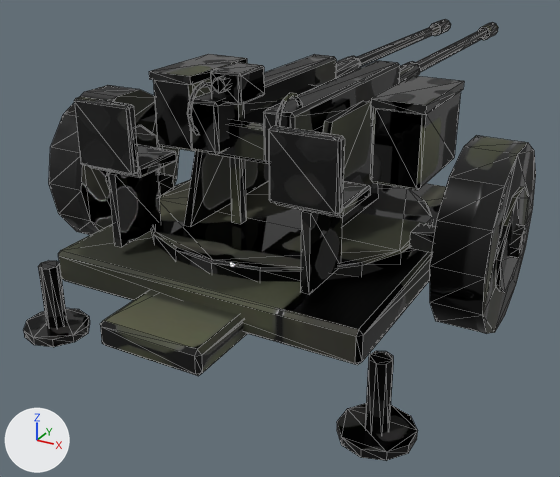
Renders of the glTF model public/models/aaa_gun.glb from each side of a commit.
Before and after are seen from a 50 mm camera at (1.73, -3.26, 1.97) aimed at (-0.31, 0.46, 0.11). Every picture has the same lights, and +X, +Y and +Z are marked at lower left. The first picture is the older version. Mesh edges are drawn as thin lines. Where no turn or scale is listed for an object, it has been applied to the vertices. Vertices at exactly the same position are counted once.

The first picture shows 'barrels.001', 'carriage', 'turret.001'.
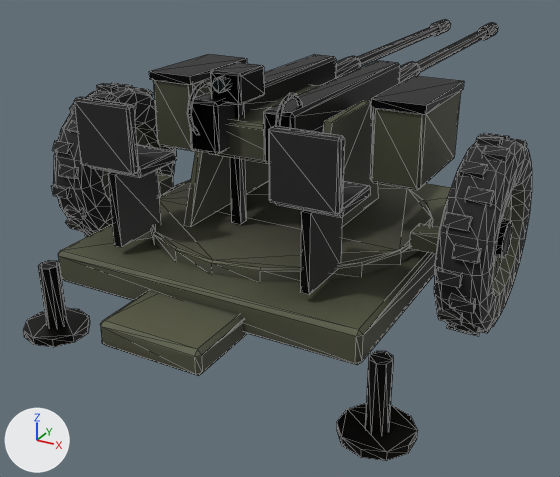
The change in detail:
me_carriage is used by ob_carriage; location (0.0, 0.262, 0.515).
me_carriage had 380 vertices, 676 faces and spanned x -1.18..1.18, y -1.46..1.46, z -0.51..0.51.
me_carriage now has 992 vertices, 1732 faces and spans x -1.13..1.13, y -1.46..1.46, z -0.53..0.53.
me_carriage part 1: the loose piece of 16 vertices spanning x -0.9..-0.8, y -1.16..-1.06, z -0.51..-0.15 is moved by (0.0, 0.0, -0.01).
me_carriage part 2: the loose piece of 20 vertices spanning x -1.0..-0.7, y -1.27..-0.95, z -0.51..-0.47 is moved by (0.0, 0.0, -0.01).
me_carriage part 3: the loose piece of 24 vertices spanning x -0.78..0.78, y -1.14..0.61, z -0.21..-0.05 is moved by (0.0, 0.0, -0.01).
me_carriage part 4: the loose piece of 24 vertices spanning x -0.25..0.25, y -1.46..1.14, z -0.24..-0.12 is moved by (0.0, 0.0, -0.01).
me_carriage part 5: the loose piece of 20 vertices spanning x 0.7..1.0, y -1.27..-0.95, z -0.51..-0.47 is moved by (0.0, 0.0, -0.01).
me_carriage part 6: the loose piece of 16 vertices spanning x 0.8..0.9, y -1.16..-1.06, z -0.51..-0.15 is moved by (0.0, 0.0, -0.01).
me_carriage part 7: a new loose piece, a 10-sided cylinder along x spanning x 1.058..1.113, y -0.447..-0.279, z 0.013..0.172, in mat_aaa_gun_baked.
me_carriage part 8: a new loose piece, a box spanning x 0.943..1.04, y -0.39..-0.335, z 0.497..0.527, in mat_aaa_gun_baked.
me_carriage part 9: the loose piece of 8 vertices spanning x 0.7..1.0, y -0.42..-0.3, z 0.0..0.08 is scaled about its middle by (0.323, 0.454, 0.372), then moved by (0.14, 0.06, -0.36).
me_carriage part 10: the loose piece of 8 vertices spanning x -1.0..-0.7, y -0.42..-0.3, z 0.0..0.08 is moved by (1.7, 0.0, -0.01).
me_carriage part 11: a new loose piece, a box spanning x -1.097..-1.0, y -0.39..-0.335, z 0.497..0.527, in mat_aaa_gun_baked.
me_carriage part 12: the loose piece of 28 vertices spanning x 0.91..1.13, y -0.78..0.06, z -0.3..0.51 is rebuilt with 182 vertices and now spans x 0.91..1.13, y -0.78..0.06, z -0.32..0.51.
me_carriage part 13: the loose piece of 28 vertices spanning x -1.13..-0.91, y -0.78..0.06, z -0.3..0.51 is rebuilt with 182 vertices and now spans x -1.13..-0.91, y -0.78..0.06, z -0.32..0.51.
me_carriage part 14: 8 loose pieces with 144 vertices, spanning x -1.18..1.18, y -0.59..-0.13, z -0.11..0.32, are deleted.
me_carriage part 15: 176 vertices added at x -1.1..-0.7, y -0.8..0.07, z -0.34..0.52.
me_carriage part 16: 168 vertices added at x 0.94..1.1, y -0.8..0.07, z -0.34..0.52.
Other edits to the shape of me_carriage do not show in these pictures.
me_barrels has 224 vertices, 400 faces and spans x -0.26..0.26, y -1.73..1.73, z -0.14..0.14.
me_barrels is used by ob_barrels_001; location (0.0, 1.26, 1.01).
me_barrels part 17: 348 kept faces spanning x -0.26..0.26, y -1.73..1.73, z -0.14..0.14 get new texture (UV) coordinates.
me_turret has 416 vertices, 768 faces and spans x -0.72..0.72, y -0.76..0.76, z -0.42..0.42.
me_turret is used by ob_turret_001; location (0.0, -0.042, 0.855).
me_turret part 18: texture (UV) coordinates of 768 of 768 faces, centred in x -0.72..0.72, y -0.76..0.75, z -0.42..0.42, changed; they spanned u 0.01..0.99, v 0.01..0.99 and now span u 0.01..0.94, v 0.01..0.99.
Object 'carriage' (ob_carriage) moves from (0.0, 0.262, 0.515) to (0.0, 0.262, 0.527).

Location of each change, [x1, y1, x2, y2] in pixels of the pictures (560 x 477 px; the box of a moved part takes in the faces that stretch with it):
'carriage', reshaped, moved: before [23, 85, 536, 461]; after [23, 83, 532, 461]
part 1 of me_carriage, moved or reshaped: [38, 260, 67, 328] in both
part 2 of me_carriage, moved or reshaped: [23, 308, 90, 347] in both
part 3 of me_carriage, moved or reshaped: before [58, 183, 446, 365]; after [58, 183, 451, 365]
part 4 of me_carriage, moved or reshaped: [100, 290, 248, 376] in both
part 5 of me_carriage, moved or reshaped: [337, 403, 418, 461] in both
part 6 of me_carriage, moved or reshaped: [365, 351, 393, 434] in both
part 7 of me_carriage, added: after [495, 219, 512, 258]
part 8 of me_carriage, added: after [476, 134, 503, 146]
part 9 of me_carriage, moved or reshaped (not visible afterwards): before [409, 223, 436, 253]
part 10 of me_carriage, moved or reshaped: before [158, 173, 173, 196]; after [409, 223, 440, 254]
part 11 of me_carriage, added: after [97, 83, 118, 91]
part 12 of me_carriage, rebuilt (7% narrower): before [430, 135, 536, 334]; after [434, 140, 532, 332]
part 13 of me_carriage, rebuilt: before [49, 85, 179, 235]; after [53, 87, 176, 233]
part 14 of me_carriage, deleted (mostly hidden): before [106, 125, 528, 293]
part 15 of me_carriage, added: after [51, 83, 177, 236]
part 16 of me_carriage, added: after [436, 133, 527, 336]
part 17 of me_barrels, surface changed: [191, 19, 498, 164] in both
part 18 of me_turret, surface changed: [74, 54, 464, 294] in both
